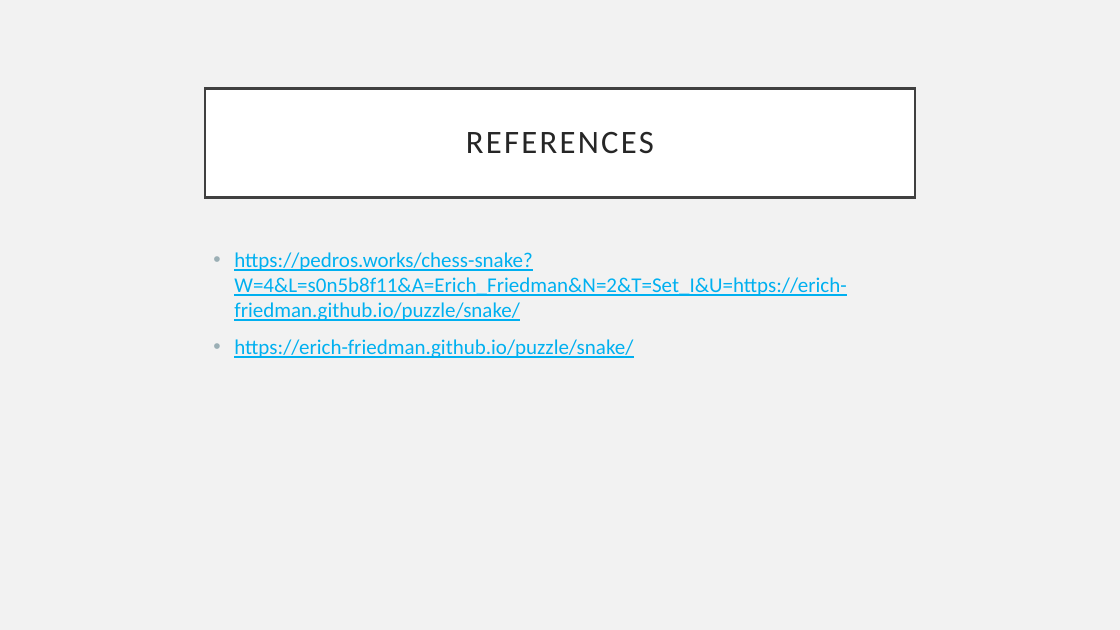
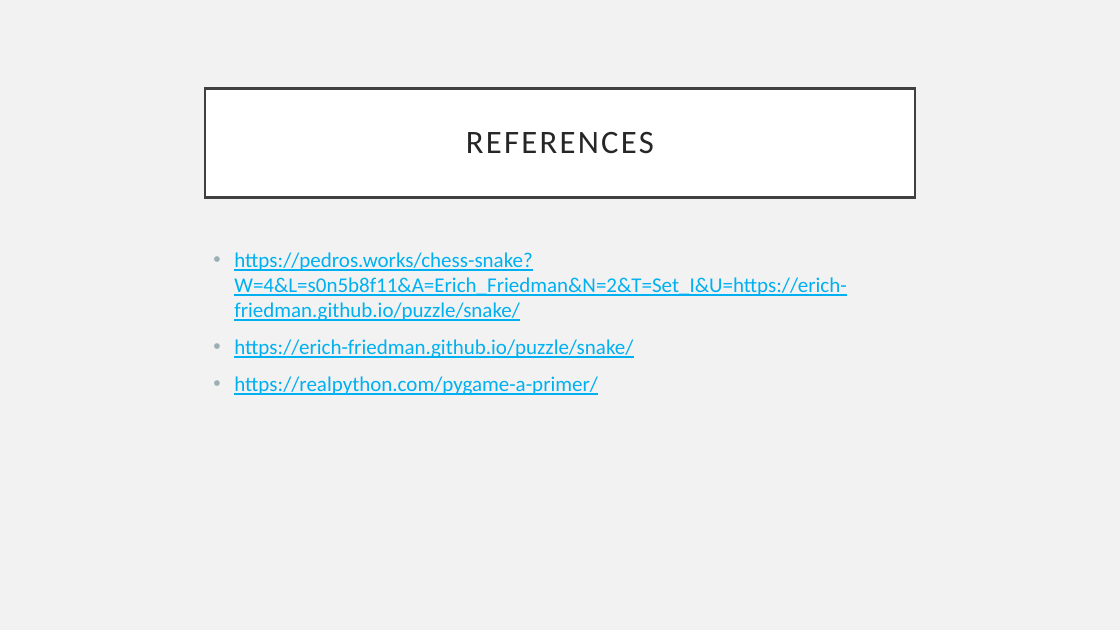
Before and after one commit to MartaMariz/IART-PROJ1, a slide deck: slide 3 of FirstCheckpoint.pptm. Drawn at 1120x630 pixels with LibreOffice and Linux fonts; fonts in the diff are those of the drawing. Boxes give left, top, right and bottom in pixels: in the first picture for what was removed or moved away, otherwise in the second. Text is boxed around its words. In the diff, an @@ line names an element or a change of style, - is before the commit and + after.

```diff
--- a/FirstCheckpoint.pptm
+++ b/FirstCheckpoint.pptm
@@ text at <box>234,376,598,395</box>: paragraph added @@
+• https://realpython.com/pygame-a-primer/
```
Also in this commit, not shown: 3 other slides changed.
